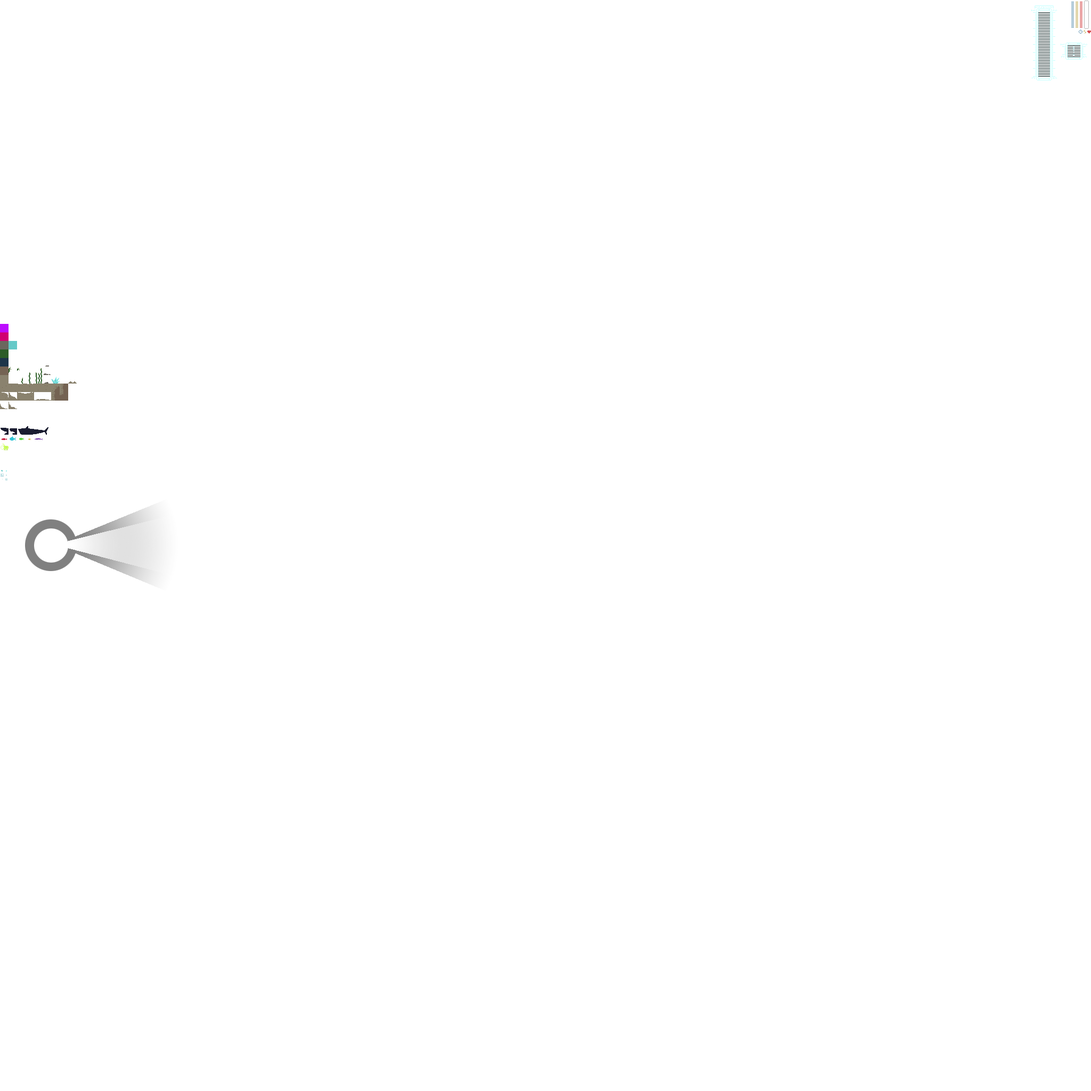
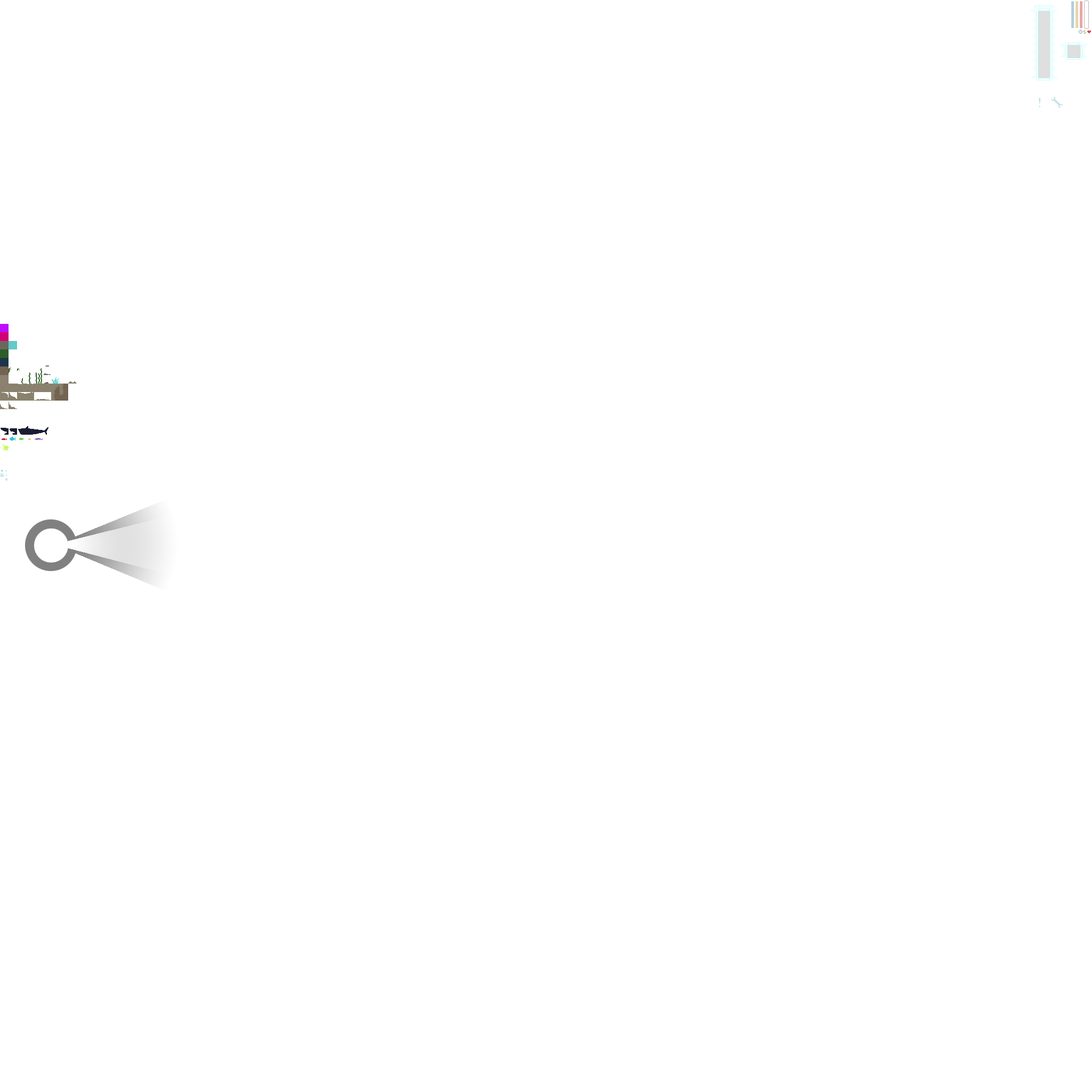
Before/after of a w=1091, h=1091 layered artwork. What changed in the layer stack:
renamed "Notification Box" to "UI Text", moved it above "UI" over [1068,45,1081,58]
renamed "Exclamation copy" to "UI", moved it into group "UI", painted on it over [1038,11,1087,108]
removed layer "Layer 2" (1st of 2, in "Tiles" › "UI" › "Notification Box") from group "Notification Box" over [1068,45,1081,58]
renamed "UI" to "UI Background", opacity 100% → 25%, painted on it over [1038,11,1087,108]
